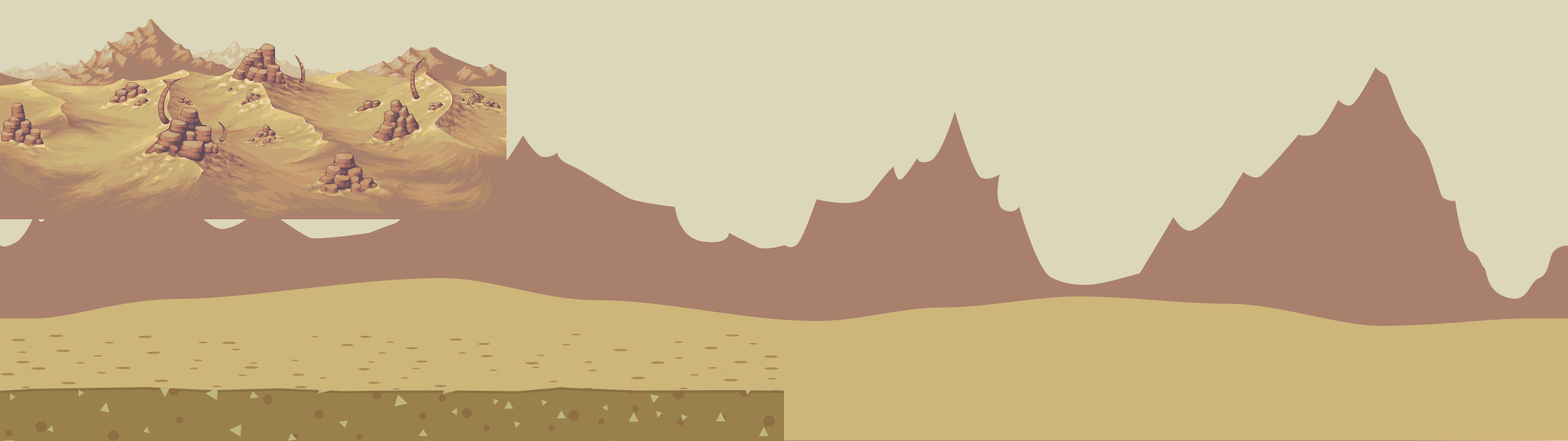
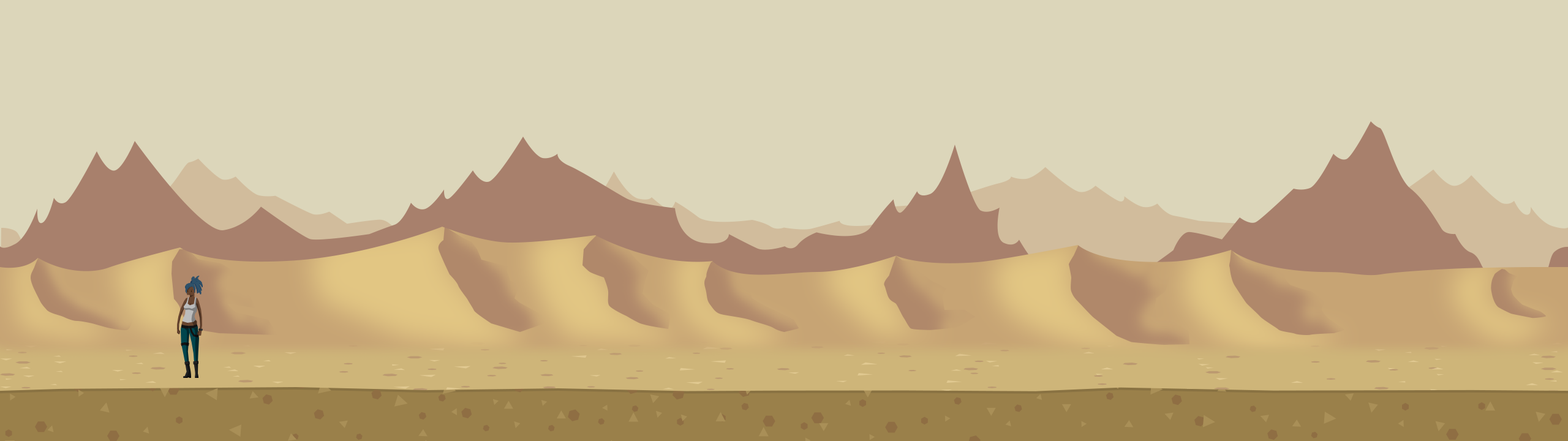
Two versions of the same layered image (1568x441). Layer-by-layer changes:
hid "Layer 2" over [0, 18, 507, 220]
added group "Group 2" with 34 layers above "etuala" over [175, 275, 205, 380]
added group "body" with 4 layers in group "Group 2" over [181, 294, 199, 329]
showed "Rectangle 2", moved it into group "L_arm", painted on it over [0, 297, 785, 441]
added group "L_leg" with 4 layers in group "Group 2" over [187, 321, 201, 380]
added layer "Rectangle 11" in group "L_leg" over [188, 322, 201, 380]
added layer "Rectangle 4" (1st of 2, in "Group 2" › "L_leg") in group "L_leg" over [188, 321, 200, 378]
added group "R_leg" with 4 layers in group "Group 2" over [178, 322, 192, 380]
added layer "Rectangle 14" (multiply, 51%) in group "R_leg" over [181, 328, 192, 380]
added layer "Rectangle 13" in group "R_leg" over [179, 322, 192, 379]
added layer "Rectangle 4 copy" in group "R_leg" over [180, 322, 192, 378]
painted on "Polygon 1" over [4, 320, 1546, 441]
painted on "Polygon 2" over [0, 318, 1562, 441]
painted on "Rectangle 1 copy" over [1, 389, 1568, 441]
painted on "Rectangle 1" (2nd of 2, in "etuala") over [1, 387, 1568, 441]
painted on "Polygon 1 copy" over [0, 333, 1564, 401]
painted on "Polygon 2 copy" over [0, 333, 1562, 423]
painted on "Rectangle 3" (2nd of 2, in "maa") over [0, 328, 1568, 441]
added layer "Shape 1" (2nd of 2, in "tausta2") in group "tausta2" over [30, 226, 1546, 345]
added layer "Shape 2" in group "tausta2" over [12, 224, 1546, 354]
painted on "Rectangle 6" (2nd of 2, in "tausta2") over [0, 226, 1568, 441]
painted on "Rectangle 5" (2nd of 2, in "vuoret 1") over [0, 67, 1568, 441]
added group "vuoret 2" with 1 layers above "taivas" over [0, 158, 1568, 337]
added layer "Rectangle 5 copy" in group "vuoret 2" over [0, 158, 1568, 337]
…and 24 more changes (24 added)
